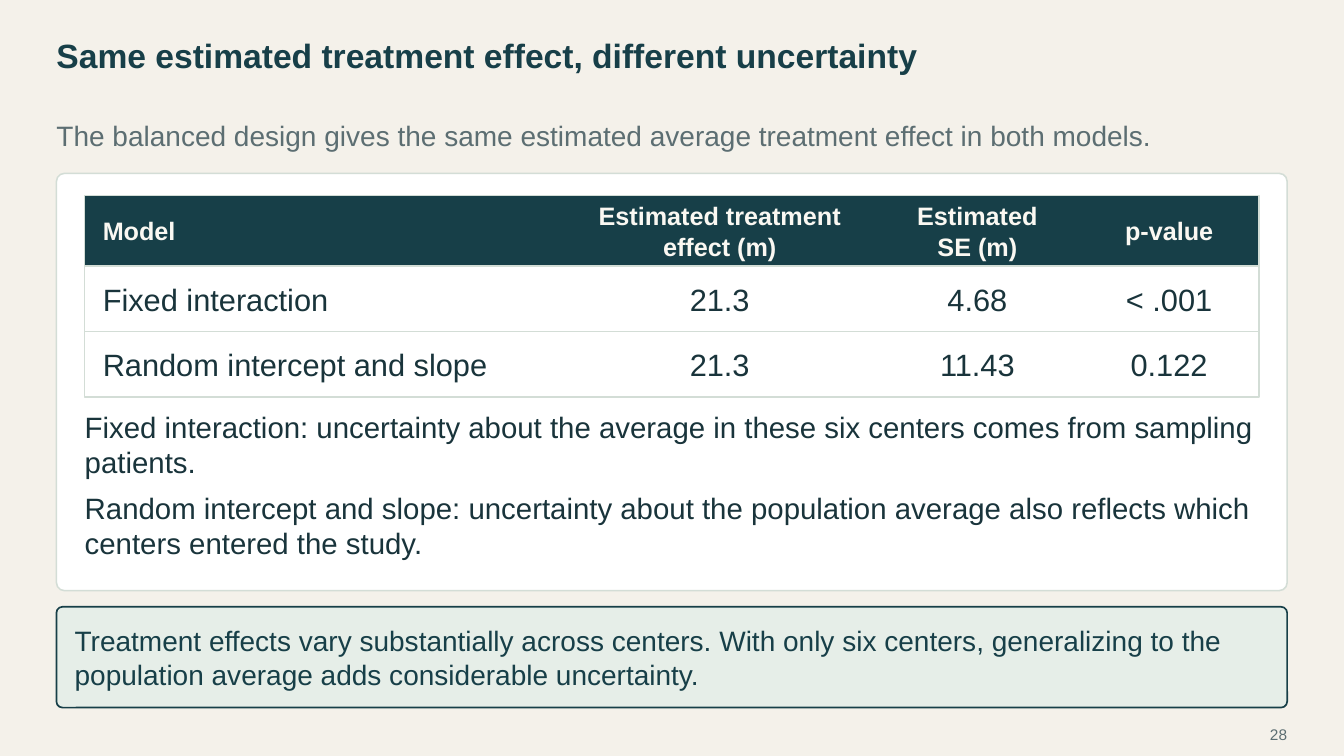
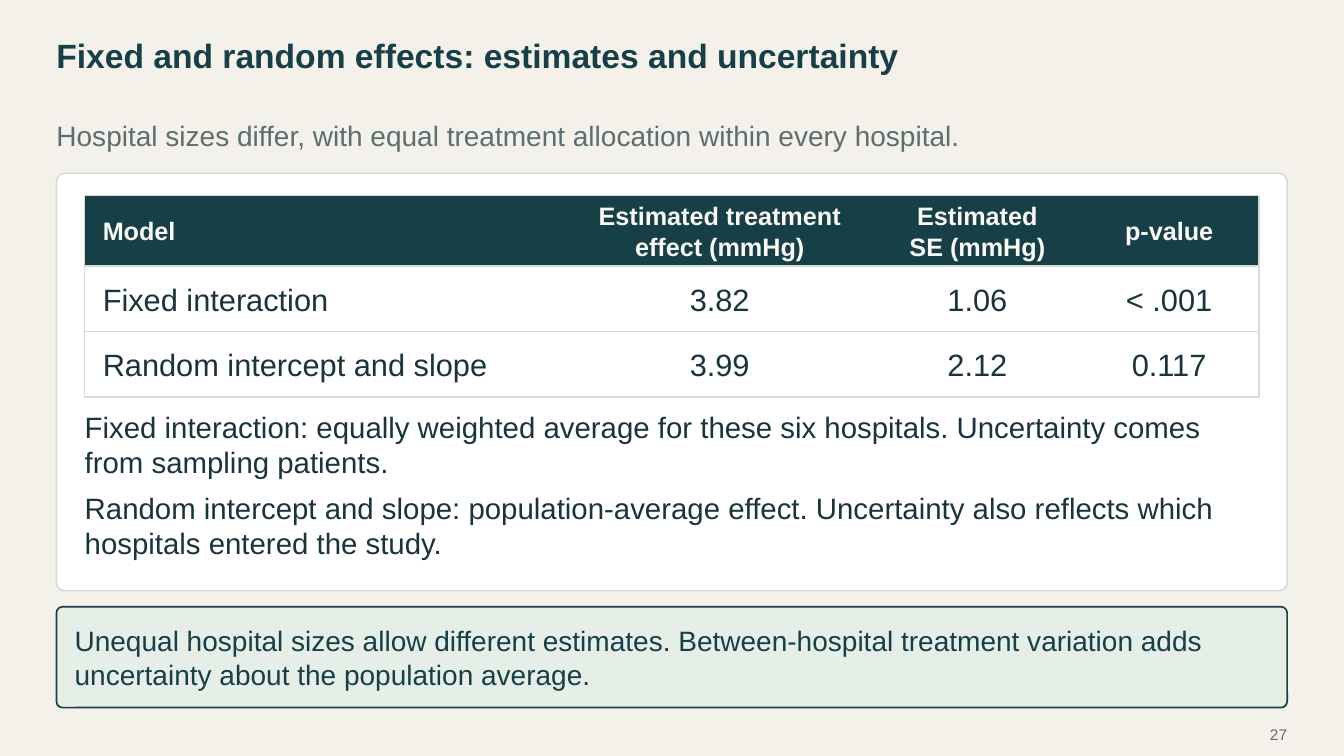
Before and after one commit to Postmus/BeyondMLR, a slide deck: slide 27 of lectures_2627/week2/Beyond_MLR_Week_2.pptx (slide 28 before the commit). Drawn at 1344x756 pixels with LibreOffice and Linux fonts; fonts in the diff are those of the drawing. Boxes give left, top, right and bottom in pixels: in the first picture for what was removed or moved away, otherwise in the second. Text is boxed around its words. In the diff, an @@ line names an element or a change of style, - is before the commit and + after.

```diff
--- a/lectures_2627/week2/Beyond_MLR_Week_2.pptx
+++ b/lectures_2627/week2/Beyond_MLR_Week_2.pptx
@@ text at <box>56,43,898,75</box>: text changed @@
-Same estimated treatment effect, different uncertainty
+Fixed and random effects: estimates and uncertainty
@@ text at <box>56,125,959,151</box>: text changed @@
-The balanced design gives the same estimated average treatment effect in both models.
+Hospital sizes differ, with equal treatment allocation within every hospital.
@@ text at <box>635,237,804,261</box>: text changed @@
-effect (m)
+effect (mmHg)
@@ text at <box>909,237,1045,261</box>: text changed @@
-SE (m)
+SE (mmHg)
@@ text at <box>690,289,750,312</box>: text changed @@
-21.3
+3.82
@@ text at <box>947,289,1007,312</box>: text changed @@
-4.68
+1.06
@@ text at <box>690,354,750,377</box>: text changed @@
-21.3
+3.99
@@ text at <box>947,354,1007,376</box>: text changed @@
-11.43
+2.12
@@ text at <box>1132,354,1207,377</box>: text changed @@
-0.122
+0.117
@@ text at <box>85,416,1200,479</box>: text changed @@
-Fixed interaction: uncertainty about the average in these six centers comes from sampling patients.
+Fixed interaction: equally weighted average for these six hospitals. Uncertainty comes from sampling patients.
@@ text at <box>85,497,1213,560</box>: text changed @@
-Random intercept and slope: uncertainty about the population average also reflects which centers entered the study.
+Random intercept and slope: population-average effect. Uncertainty also reflects which hospitals entered the study.
@@ text at <box>75,630,1202,690</box>: text changed @@
-Treatment effects vary substantially across centers. With only six centers, generalizing to the population average adds considerable uncertainty.
+Unequal hospital sizes allow different estimates. Between-hospital treatment variation adds uncertainty about the population average.
@@ page number at <box>1270,729,1287,740</box>: text changed @@
-28
+27
```
Also in this commit, not shown: 15 other slides changed, 3 slides added, 4 slides removed, 49 other files.
